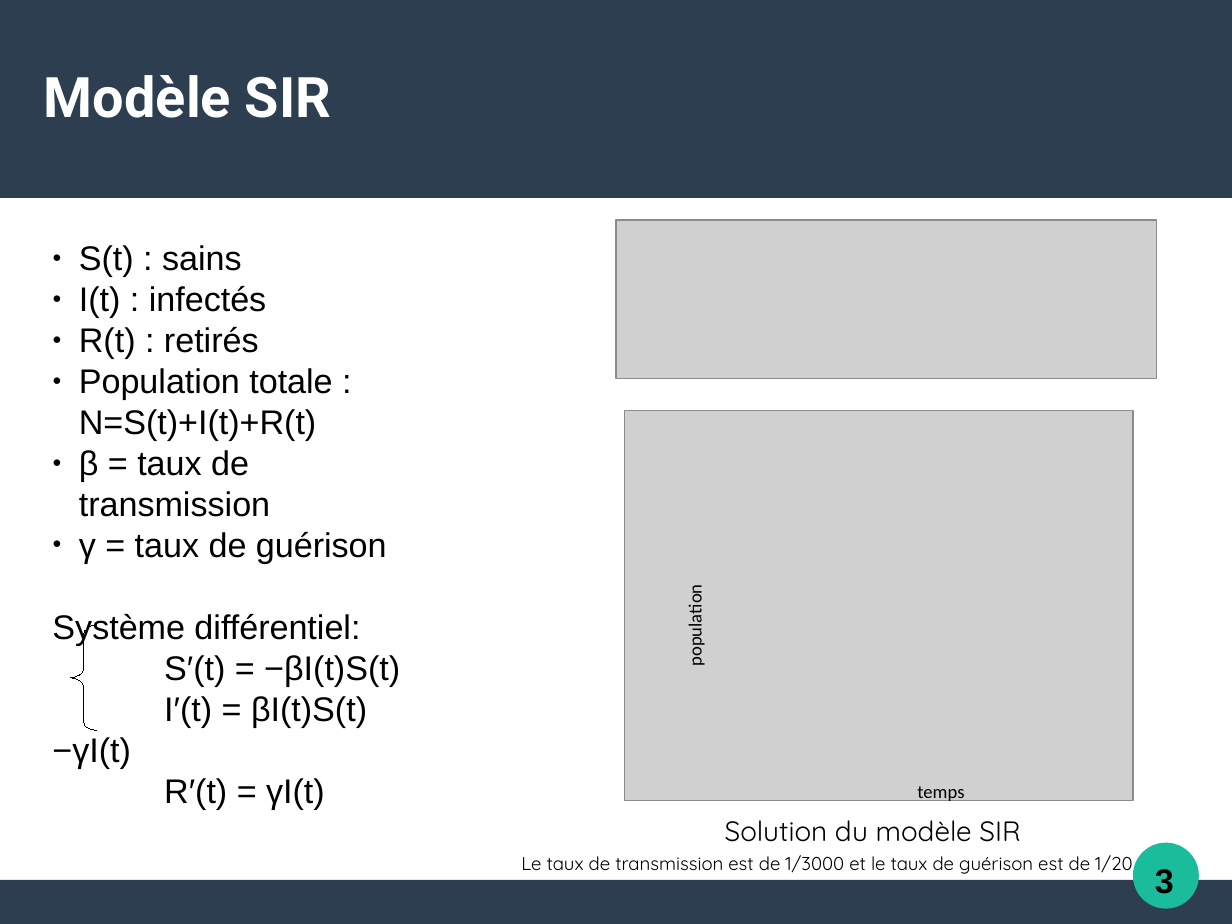
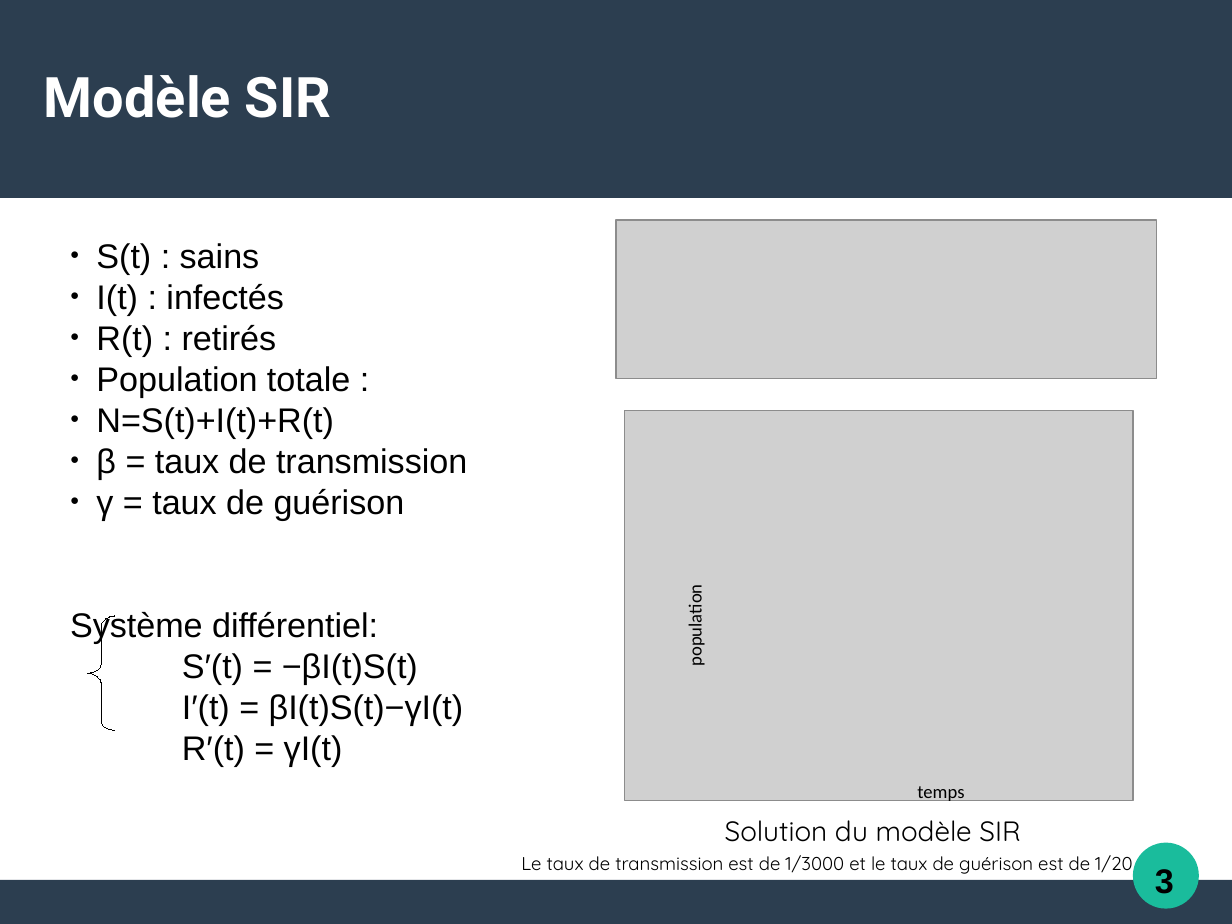
Before and after one commit to Alexia57/TIPE-2021-MP, a slide deck: slide 5 of Tipe_presentation.odp. Drawn at 1232x924 pixels with LibreOffice and Linux fonts; fonts in the diff are those of the drawing; grey boxes stand for pictures. Boxes give left, top, right and bottom in pixels: in the first picture for what was removed or moved away, otherwise in the second. Text is boxed around its words. In the diff, an @@ line names an element or a change of style, - is before the commit and + after.

```diff
--- a/Tipe_presentation.odp
+++ b/Tipe_presentation.odp
@@ text "S(t) : sains": place and size @@
-text "S(t) : sains" at bbox=[52, 245, 400, 809]
+text "S(t) : sains" at bbox=[70, 243, 467, 766]
@@ text at bbox=[96, 366, 350, 438]: text changed @@
-● Population totale : N=S(t)+I(t)+R(t)
+● Population totale :
+● N=S(t)+I(t)+R(t)
@@ freeform shape: place and size @@
-freeform shape at bbox=[70, 625, 97, 730]
+freeform shape at bbox=[88, 616, 115, 730]
```
Also in this commit, not shown: 8 other slides changed, 5 slides added, 6 slides removed, 13 other files.
